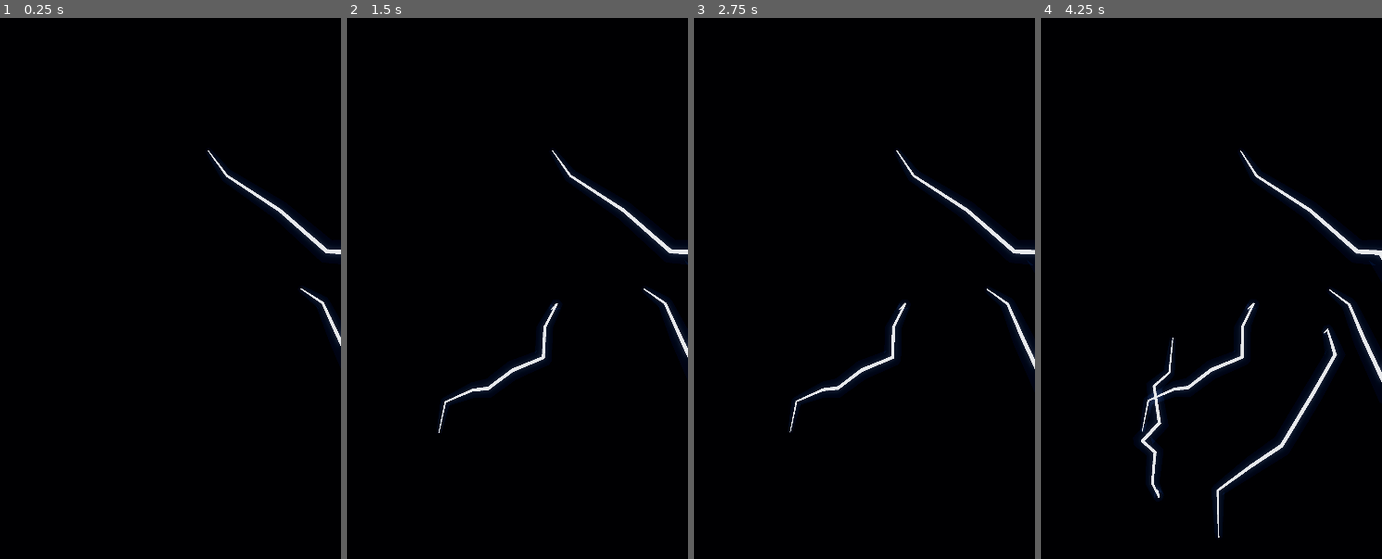
Above: before the commit, frames 1-4 (left to right).
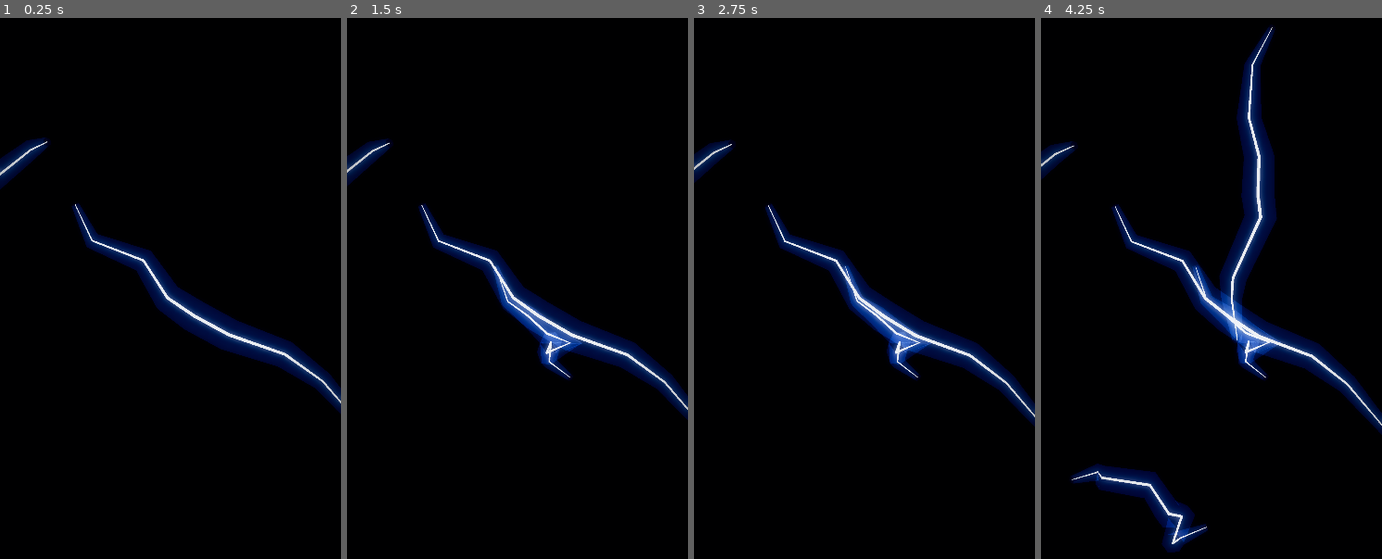
Above: after the commit, the same moments.

Repository: WillisLiao/X-in-a-bottle
Game: Godot game, scene res://Main.tscn
Two runs of this game, one before a commit and one after it. Both use one fixed random seed, a clock stepped at 60 frames per second and the inputs below.
Inputs:
- Up to frame 1 (0.25 s): no input
- Up to frame 2 (1.5 s): no input
- Up to frame 3 (2.75 s): no input
- Up to frame 4 (4.25 s): no input

The runs differ from the first frame. In frame 1, 6.6% of the frame differs, in the area x 0-100%, y 22-74%; in frame 2, 7.7%; in frame 3, 7.7%; in frame 4, 15%, in the area x 0-100%, y 1-99%.

Commit message:
Art direction pass on the 3D lightning
Composition, not more parameters. Nine bolts rather than twelve, because twelve
tangle: the filaments cross so often that none can be read and the image becomes
texture instead of subject. Placement clusters off a focal point with the lower
frame left open, and lengths vary - a few long filaments carrying the
composition, more short ones around them. Uniform lengths read as a pile of
identical objects.

Bolts now age. Each one cools over a couple of minutes, dimming and slowing its
breathing and drifting toward the fog colour, so a full bottle is a history:
bright new arrivals against old filaments nearly gone out. Never all the way
out, because a dead filament reads as a bug rather than as age.

A pass that gave each bolt its own discharge colour was cut on request. One blue
is the right call: a bottle of mixed colours is a palette on display, a bottle
of one colour is a single thing seen clearly.

Added grain and vignette over the frame, both quiet. Grain is scaled by
luminance so it sits in the mid-tones and leaves the blacks clean - grain in the
shadows is what makes a dark image look noisy rather than filmic.

Tuning: the first pass killed the plasma. A high bloom threshold against a high
white point meant emission never clipped into glow, and distance fog crushed
what was left, so the bolts read as neon wire outlines. Threshold, white point,
fog density and sheath strength all corrected together.

Diff:
--- a/Bottle3D/scripts/bolt.gd
+++ b/Bottle3D/scripts/bolt.gd
@@ -14,18 +14,27 @@
 
 ## The bright inner filament, and the wider soft sheath around it. A single
 ## tube reads as a wire; it needs a hot core inside a haze.
-const CORE_RADIUS := 0.010
-const SHEATH_RADIUS := 0.055
+const CORE_RADIUS := 0.007
+const SHEATH_RADIUS := 0.070
 
 var _core: MeshInstance3D
 var _sheath: MeshInstance3D
 var _light: OmniLight3D
 var _phase: float = 0.0
 var _energy: float = 0.0
+var _gas: Color = Palette.PLASMA
+
+## Seconds of holding before a bolt is as cool as it gets. The signature of the
+## whole environment: a full bottle is a history, with bright new arrivals
+## against old filaments that have nearly gone out.
+const COOL_SECONDS := 150.0
+
+var _age_seconds: float = 0.0
 
 
-func build(points: PackedVector3Array, phase: float) -> void:
+func build(points: PackedVector3Array, phase: float, gas: Color) -> void:
 	_phase = phase
+	_gas = gas
 
 	_core = MeshInstance3D.new()
 	_core.mesh = _tube(points, CORE_RADIUS)
@@ -43,9 +52,9 @@
 	# than merely being bright itself. This is what sells it as plasma.
 	_light = OmniLight3D.new()
 	_light.position = points[points.size() / 2]
-	_light.light_color = Color(0.62, 0.76, 1.0)
+	_light.light_color = _gas
 	_light.omni_range = 1.5
-	_light.light_volumetric_fog_energy = 0.7
+	_light.light_volumetric_fog_energy = 1.8
 	_light.shadow_enabled = false
 	add_child(_light)
 
@@ -57,20 +66,34 @@
 
 func _process(delta: float) -> void:
 	_phase += delta
-	var breathe := 0.70 + 0.30 * sin(_phase * 2.3)
-	var lit := _energy * breathe
+	_age_seconds += delta
+
+	var age := clampf(_age_seconds / COOL_SECONDS, 0.0, 1.0)
+	var cooled := Palette.cooled(_gas, age)
+
+	# Older bolts breathe more slowly as well as more dimly, so a full bottle
+	# has rhythm in it rather than one uniform pulse.
+	var breathe := 0.70 + 0.30 * sin(_phase * (2.3 - age * 1.1))
+
+	# Never all the way out. A dead filament reads as a bug, not as age.
+	var lit: float = _energy * breathe * (1.0 - age * 0.72)
 
 	_core.material_override.emission_energy_multiplier = 9.0 * lit
-	_sheath.material_override.emission_energy_multiplier = 0.30 * lit
+	_core.material_override.emission = Palette.CORE.lerp(cooled, age * 0.6)
+
+	_sheath.material_override.emission_energy_multiplier = 0.85 * lit
+	_sheath.material_override.emission = cooled
+
 	_light.light_energy = 0.85 * lit
+	_light.light_color = cooled
 
 
 func _core_material() -> StandardMaterial3D:
 	var mat := StandardMaterial3D.new()
 	mat.shading_mode = BaseMaterial3D.SHADING_MODE_UNSHADED
 	mat.emission_enabled = true
-	mat.emission = Color(0.88, 0.94, 1.0)
-	mat.albedo_color = Color(0.95, 0.97, 1.0)
+	mat.emission = Palette.CORE
+	mat.albedo_color = Palette.CORE
 	return mat
 
 
@@ -83,8 +106,8 @@
 	# presenting a hard silhouette against it.
 	mat.cull_mode = BaseMaterial3D.CULL_DISABLED
 	mat.emission_enabled = true
-	mat.emission = Color(0.36, 0.56, 1.0)
-	mat.albedo_color = Color(0.36, 0.56, 1.0, 0.035)
+	mat.emission = _gas
+	mat.albedo_color = Color(_gas.r, _gas.g, _gas.b, 0.075)
 	return mat
 
 
--- /dev/null
+++ b/Bottle3D/scripts/finish.gdshader
@@ -0,0 +1,31 @@
+shader_type canvas_item;
+
+// Grain and vignette. Both deliberately quiet: enough to bind the frame
+// together and take the digital cleanliness off it, not enough to read as an
+// effect in its own right.
+
+uniform sampler2D screen_tex : hint_screen_texture, filter_linear;
+
+uniform float grain : hint_range(0.0, 0.08) = 0.016;
+uniform float vignette : hint_range(0.0, 1.0) = 0.55;
+
+// Interleaved gradient noise. Quiet enough to read as film grain rather than
+// as a screen door, which is the failure mode of a plain hash.
+float ign(vec2 p) {
+	return fract(52.9829189 * fract(dot(p, vec2(0.06711056, 0.00583715))));
+}
+
+void fragment() {
+	vec3 col = texture(screen_tex, SCREEN_UV).rgb;
+
+	float d = distance(SCREEN_UV, vec2(0.5, 0.46));
+	col *= mix(1.0, smoothstep(1.02, 0.24, d), vignette);
+
+	// Scaled by luminance so the grain sits in the mid-tones and leaves the
+	// blacks clean. Grain in the shadows is what makes a dark image look noisy
+	// rather than filmic.
+	float lum = dot(col, vec3(0.2126, 0.7152, 0.0722));
+	col += (ign(FRAGCOORD.xy + TIME * 60.0) - 0.5) * grain * smoothstep(0.0, 0.35, lum);
+
+	COLOR = vec4(max(col, vec3(0.0)), 1.0);
+}
--- a/Bottle3D/scripts/main.gd
+++ b/Bottle3D/scripts/main.gd
@@ -10,7 +10,9 @@
 const BoltScene := preload("res://scripts/bolt.gd")
 
 ## How many bolts a full bottle holds.
-const CAPACITY := 12
+## Nine, not twelve. Twelve tangles: the filaments cross so often that no
+## single one can be read, and the image becomes texture rather than subject.
+const CAPACITY := 9
 
 ## Gap between arrivals while the bottle is filling.
 const SPAWN_SECONDS := 1.4
@@ -33,6 +35,7 @@
 func _ready() -> void:
 	_build_environment()
 	_build_camera()
+	_build_finish()
 	_read_capture_args()
 
 	# The bottle is never empty. Something is in there the moment it opens.
@@ -80,7 +83,7 @@
 		return
 
 	var bolt := Bolt.new()
-	bolt.build(_fork(), randf() * TAU)
+	bolt.build(_fork(), randf() * TAU, Palette.gas())
 	bolt.set_energy(1.0)
 	add_child(bolt)
 	_bolts.append(bolt)
@@ -89,17 +92,30 @@
 ## A bolt hanging in the volume rather than falling through it. Midpoint
 ## displacement in three dimensions, so it wanders in depth as well as across.
 func _fork() -> PackedVector3Array:
+	# Placed with intent rather than uniformly. Scattering evenly through the
+	# volume fills the frame corner to corner and leaves nowhere for the eye to
+	# rest; clustering off-centre and leaving the lower third open is what makes
+	# it a composition instead of a field.
+	var focus := Vector3(0.0, 0.28, 0.0)
+	var spread := Vector3(
+		randfn(0.0, 0.52),
+		randfn(0.0, 0.60),
+		randfn(0.0, 0.44))
+
 	var start := Vector3(
-		randf_range(-EXTENT.x, EXTENT.x),
-		randf_range(-EXTENT.y * 0.2, EXTENT.y),
-		randf_range(-EXTENT.z, EXTENT.z))
+		clampf(focus.x + spread.x, -EXTENT.x, EXTENT.x),
+		clampf(focus.y + spread.y, -EXTENT.y * 0.45, EXTENT.y),
+		clampf(focus.z + spread.z, -EXTENT.z, EXTENT.z))
 
 	var direction := Vector3(
 		randf_range(-1.0, 1.0),
 		randf_range(-1.0, -0.25),
 		randf_range(-1.0, 1.0)).normalized()
 
-	var points := PackedVector3Array([start, start + direction * randf_range(0.9, 1.7)])
+	# A few long filaments carrying the composition, and more short ones around
+	# them. Uniform lengths read as a pile of identical objects.
+	var length := randf_range(1.3, 2.0) if randf() < 0.3 else randf_range(0.45, 1.0)
+	var points := PackedVector3Array([start, start + direction * length])
 	var offset := 0.20
 
 	for pass_index in 3:
@@ -127,30 +143,38 @@
 	var env := Environment.new()
 
 	env.background_mode = Environment.BG_COLOR
-	env.background_color = Color(0.008, 0.010, 0.018)
+	env.background_color = Palette.VOID
 
 	env.ambient_light_source = Environment.AMBIENT_SOURCE_COLOR
-	env.ambient_light_color = Color(0.10, 0.14, 0.24)
+	env.ambient_light_color = Palette.DEEP_INDIGO
 	env.ambient_light_energy = 0.06
 
 	# Bloom is what turns an emissive tube into plasma. Threshold kept high so
 	# only the hot core blooms and the scene does not wash out.
 	env.glow_enabled = true
-	env.glow_intensity = 0.85
-	env.glow_bloom = 0.30
-	env.glow_hdr_threshold = 1.10
+	env.glow_intensity = 1.30
+	env.glow_bloom = 0.45
+	env.glow_hdr_threshold = 0.70
 	env.glow_blend_mode = Environment.GLOW_BLEND_MODE_ADDITIVE
 
 	# The bolts light this, which is the single biggest reason to be in 3D.
 	env.volumetric_fog_enabled = true
-	env.volumetric_fog_density = 0.008
-	env.volumetric_fog_albedo = Color(0.22, 0.30, 0.48)
+	env.volumetric_fog_density = 0.022
+	env.volumetric_fog_albedo = Palette.DEEP_INDIGO.lightened(0.30)
 	env.volumetric_fog_emission = Color(0.02, 0.03, 0.06)
 	env.volumetric_fog_gi_inject = 0.0
 	env.volumetric_fog_length = 12.0
 
+	# Aerial perspective. Without it every filament is equally present and the
+	# depth the 3D buys is thrown away.
+	env.fog_enabled = true
+	env.fog_light_color = Palette.DEEP_INDIGO
+	env.fog_light_energy = 0.6
+	env.fog_density = 0.018
+	env.fog_sky_affect = 0.0
+
 	env.tonemap_mode = Environment.TONE_MAPPER_ACES
-	env.tonemap_white = 8.0
+	env.tonemap_white = 4.0
 
 	world.environment = env
 	add_child(world)
@@ -177,6 +201,25 @@
 	_camera.current = true
 
 
+## Grain and vignette over the whole frame. Both are quiet: enough to bind the
+## image together and take the digital cleanliness off it, not enough to notice
+## as an effect.
+func _build_finish() -> void:
+	var layer := CanvasLayer.new()
+	layer.layer = 100
+
+	var rect := ColorRect.new()
+	rect.set_anchors_preset(Control.PRESET_FULL_RECT)
+	rect.mouse_filter = Control.MOUSE_FILTER_IGNORE
+
+	var mat := ShaderMaterial.new()
+	mat.shader = load("res://scripts/finish.gdshader")
+	rect.material = mat
+
+	layer.add_child(rect)
+	add_child(layer)
+
+
 func _read_capture_args() -> void:
 	for arg in OS.get_cmdline_user_args():
 		if arg.begins_with("--capture="):
--- /dev/null
+++ b/Bottle3D/scripts/palette.gd
@@ -0,0 +1,29 @@
+class_name Palette
+extends RefCounted
+
+## The colour system, in one place.
+##
+## One blue. An earlier pass gave each bolt its own discharge colour - violet,
+## cyan, a rare amber - on the reasoning that real plasma is coloured by the gas
+## it burns in. It was rejected, and rightly: a bottle of mixed colours is a
+## palette on display, while a bottle of one colour is a single thing seen
+## clearly. The restraint is the point.
+
+const VOID := Color("070A12")
+const DEEP_INDIGO := Color("131B2F")
+
+## The hot filament. Always this, whatever the sheath is doing around it.
+const CORE := Color("EAF2FF")
+
+## The discharge itself.
+const PLASMA := Color("4A7BF7")
+
+
+static func gas() -> Color:
+	return PLASMA
+
+
+## A bolt held a long time cools toward the fog it hangs in. Still the same
+## blue, just further into the dark: this is age, not a second colour.
+static func cooled(gas_color: Color, age: float) -> Color:
+	return gas_color.lerp(DEEP_INDIGO, age * 0.75)
Not shown, added: Bottle3D/scripts/finish.gdshader.uid
Not shown, added: Bottle3D/scripts/palette.gd.uid
